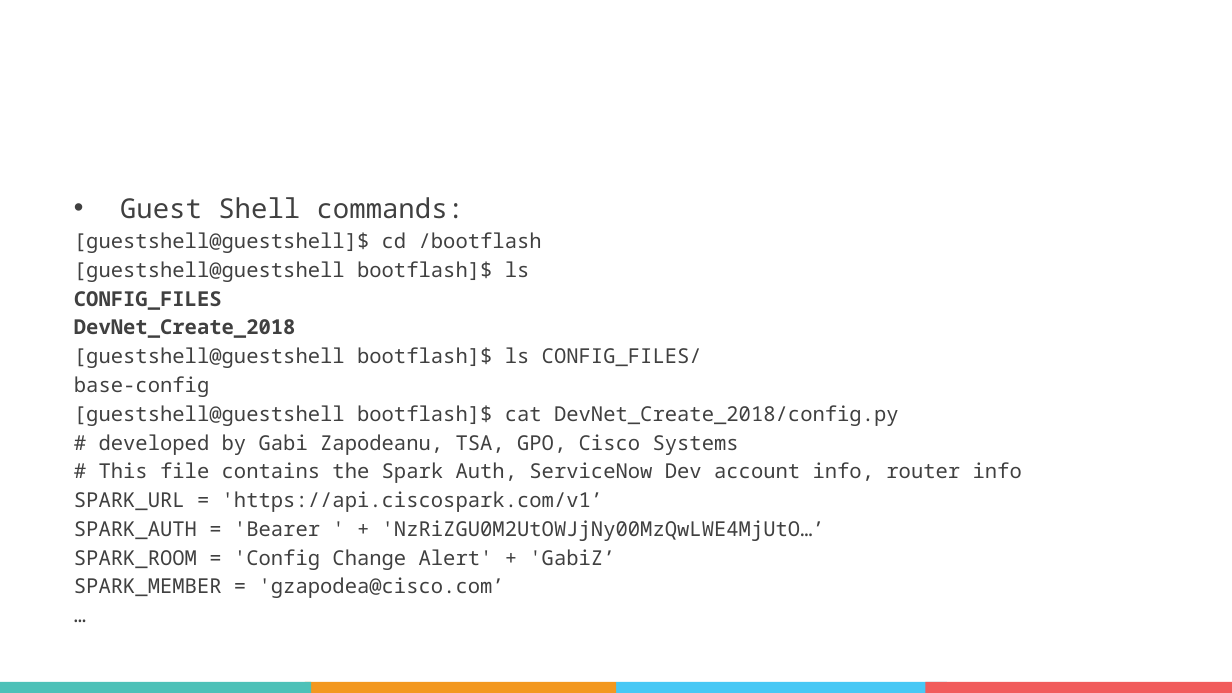
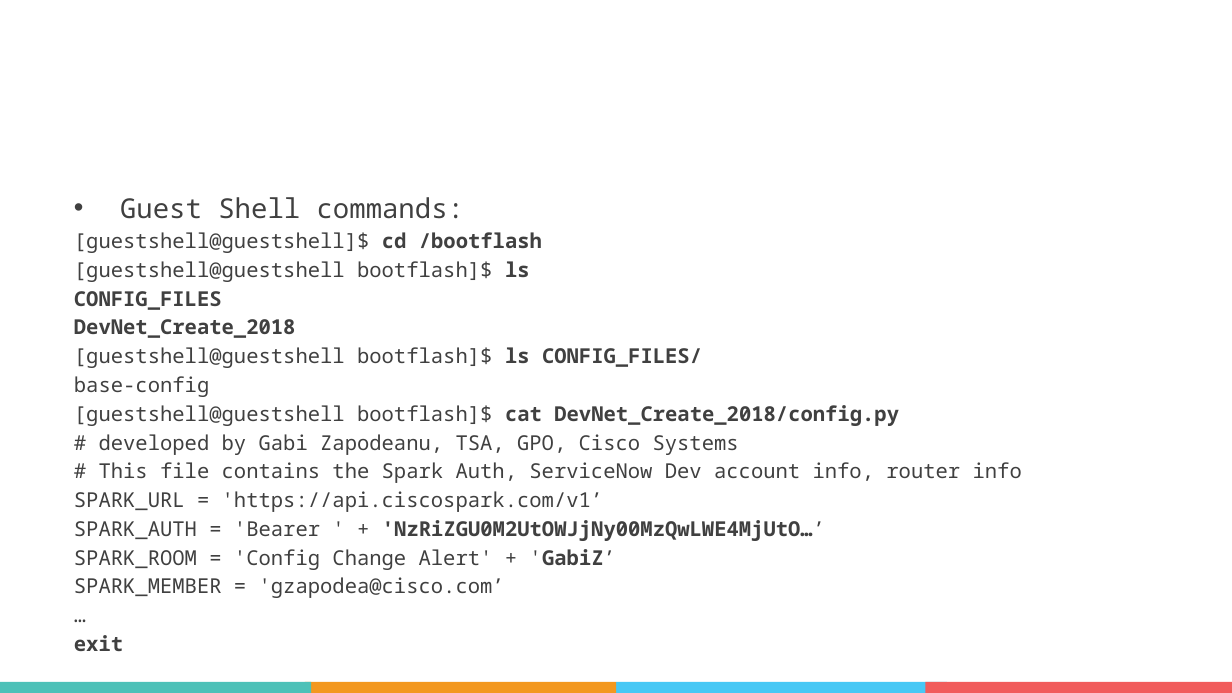
Before and after one commit to obrigg/DevNet_Create_2018, a slide deck: slide 36 of DevNetCreate-ConfigApprove.pptx. Drawn at 1232x693 pixels with LibreOffice and Linux fonts; fonts in the diff are those of the drawing; background and template pictures are left out. Boxes give left, top, right and bottom in pixels: in the first picture for what was removed or moved away, otherwise in the second. Text is boxed around its words. In the diff, an @@ line names an element or a change of style, - is before the commit and + after.

```diff
--- a/DevNetCreate-ConfigApprove.pptx
+++ b/DevNetCreate-ConfigApprove.pptx
@@ text at (x1=74, y1=232, x2=899, y2=570): bold on in "cd /bootflash", "ls", "ls CONFIG_FILES/", "cat DevNet_Create_2018/config.py" and 2 more places @@
@@ text at (x1=74, y1=635, x2=123, y2=651): paragraph added @@
+exit
```
Also in this commit, not shown: 16 other slides changed, 1 other file.
